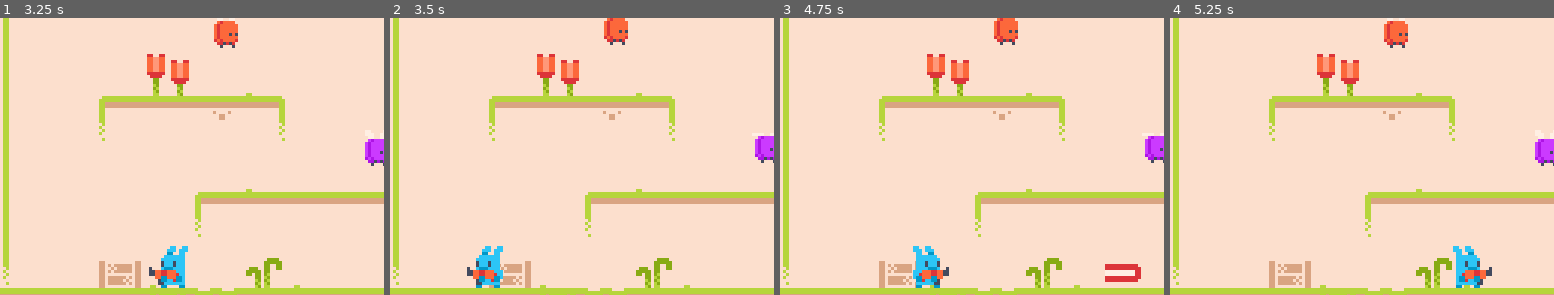
Above: before the commit, frames 1-4 (left to right).
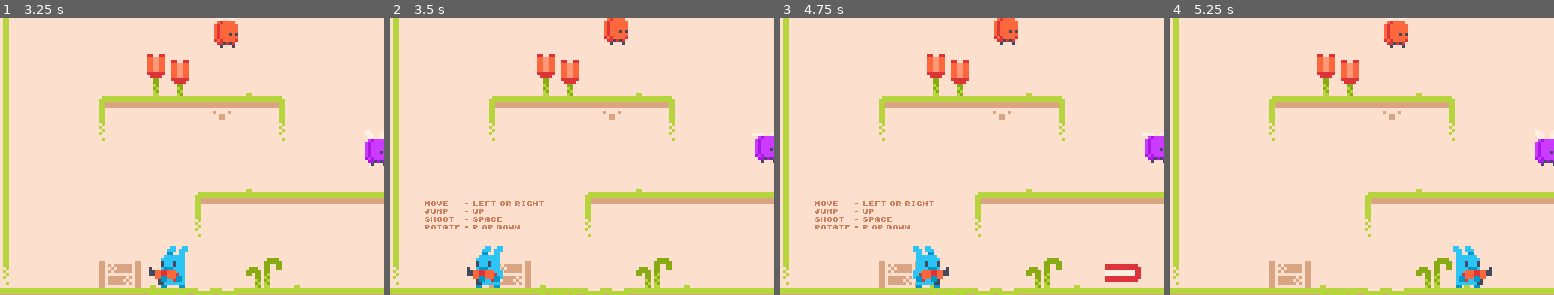
Above: after the commit, the same moments.

Repository: twe4ked/rotato
Game: Godot game, scene res://World.tscn
Same seed, same stepped clock (60 frames per second), same inputs: the game is played once before the commit and once after it.
Inputs:
- Up to frame 1 (3.25 s): tap Enter (ui_accept) at 0.5, 0.77, 1.52, 3.02 s; hold Right (ui_right) 0.53-2.03 s; hold Left (ui_left) from 2.03 s (still down)
- Up to frame 2 (3.5 s): keep holding Left (ui_left)
- Up to frame 3 (4.75 s): tap Enter (ui_accept) at 3.77, 4.25, 4.52 s; release Left (ui_left) at 4.28 s; hold Right (ui_right) from 4.28 s (still down)
- Up to frame 4 (5.25 s): keep holding Right (ui_right)
The pictures show only the part of the screen within x 0-50%, y 46-96%; the shares and areas given below are measured in that part.

Frame 1 is identical in both runs. In frame 2, 0.6% of the frame differs, in the area x 9-41%, y 66-77%; in frame 3, 0.6%; in frame 4, nothing differs.

Commit message:
Add instructions sign

Diff:
--- /dev/null
+++ b/Instructions.gd
@@ -0,0 +1,12 @@
+extends Node2D
+
+func _ready():
+	$RichTextLabel.visible = false
+
+func _on_Area2D_body_entered(body):
+	$RichTextLabel.visible = true
+	print("entered", body)
+
+func _on_Area2D_body_exited(body):
+	$RichTextLabel.visible = false
+	print("exited", body)
--- a/World.tscn
+++ b/World.tscn
@@ -1,8 +1,10 @@
-[gd_scene load_steps=34 format=2]
+[gd_scene load_steps=38 format=2]
 
 [ext_resource path="res://tilemap_packed.png" type="Texture" id=1]
 [ext_resource path="res://Player.gd" type="Script" id=2]
 [ext_resource path="res://Enemy.tscn" type="PackedScene" id=3]
+[ext_resource path="res://Early GameBoy.ttf" type="DynamicFontData" id=4]
+[ext_resource path="res://Instructions.gd" type="Script" id=5]
 [ext_resource path="res://WeaponSpinner.gd" type="Script" id=6]
 
 [sub_resource type="ConvexPolygonShape2D" id=14]
@@ -806,6 +808,12 @@
 radius = 3.55291
 height = 3.59492
 
+[sub_resource type="DynamicFont" id=33]
+font_data = ExtResource( 4 )
+
+[sub_resource type="RectangleShape2D" id=34]
+extents = Vector2( 56, 36 )
+
 [node name="World" type="Node2D"]
 
 [node name="TileMap" type="TileMap" parent="."]
@@ -816,8 +824,9 @@
 tile_data = PoolIntArray( 0, 1, 0, 1, 2, 0, 2, 2, 0, 3, 32, 0, 4, 2, 0, 5, 2, 0, 6, 2, 0, 7, 2, 0, 8, 2, 0, 9, 2, 0, 10 …(2538 unchanged characters)…
 
 [node name="Player" type="KinematicBody2D" parent="."]
-position = Vector2( 16, 160 )
+position = Vector2( 16, 159.942 )
 z_index = 1
+collision_layer = 3
 script = ExtResource( 2 )
 __meta__ = {
 "_edit_group_": true
@@ -892,3 +901,35 @@
 hframes = 10
 vframes = 9
 frame = 78
+
+[node name="Instructions" type="Node2D" parent="."]
+position = Vector2( 11.6767, 146.606 )
+scale = Vector2( 0.125, 0.125 )
+script = ExtResource( 5 )
+__meta__ = {
+"_edit_group_": true
+}
+
+[node name="RichTextLabel" type="RichTextLabel" parent="Instructions"]
+margin_right = 360.0
+margin_bottom = 97.0
+custom_fonts/normal_font = SubResource( 33 )
+custom_colors/default_color = Color( 0.796078, 0.505882, 0.368627, 1 )
+text = "Move     - Left or Right
+Jump     - Up
+Shoot   - Space
+Rotate - R or Down"
+__meta__ = {
+"_edit_use_anchors_": false
+}
+
+[node name="Area2D" type="Area2D" parent="Instructions"]
+collision_layer = 16
+collision_mask = 2
+
+[node name="CollisionShape2D" type="CollisionShape2D" parent="Instructions/Area2D"]
+position = Vector2( 226.565, 198.798 )
+shape = SubResource( 34 )
+
+[connection signal="body_entered" from="Instructions/Area2D" to="Instructions" method="_on_Area2D_body_entered"]
+[connection signal="body_exited" from="Instructions/Area2D" to="Instructions" method="_on_Area2D_body_exited"]
Binary file added: Early GameBoy.ttf
